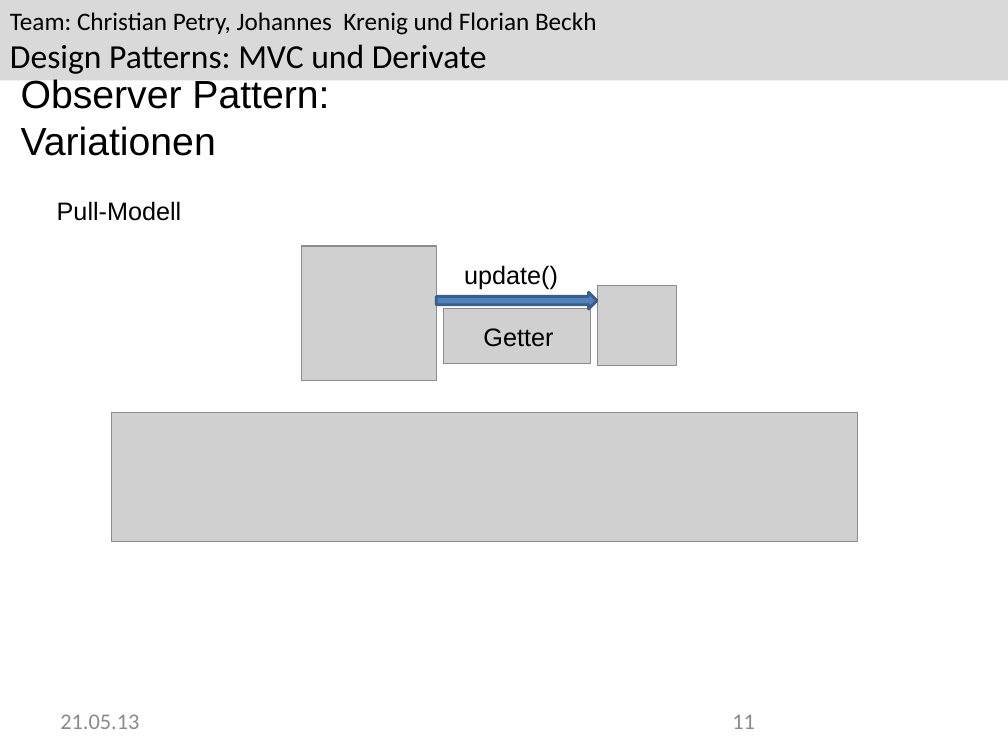
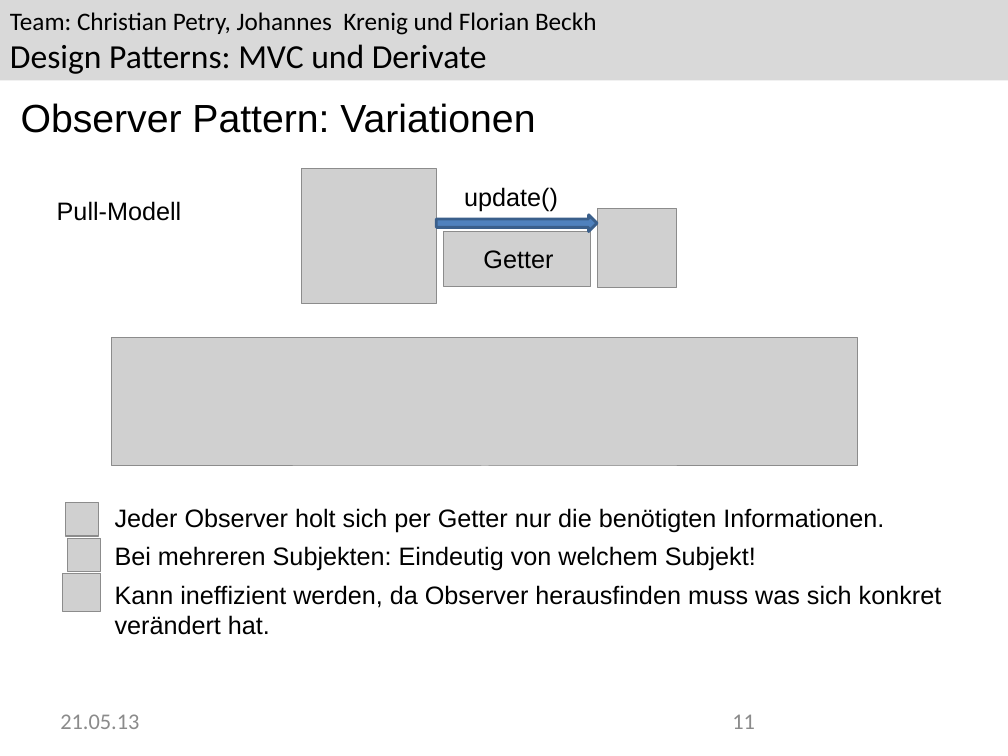
Before and after one commit to Greever/Design-Pattern-MVC, a slide deck: slide 11 of Dokumentation/Praesentation/Praesentation.pptx. Drawn at 1008x756 pixels with LibreOffice and Linux fonts; fonts in the diff are those of the drawing; grey boxes stand for pictures; background and template pictures are left out. Boxes give left, top, right and bottom in pixels: in the first picture for what was removed or moved away, otherwise in the second. Text is boxed around its words. In the diff, an @@ line names an element or a change of style, - is before the commit and + after.

Commit message:
enhanced observer part in presentation

```diff
--- a/Dokumentation/Praesentation/Praesentation.pptx
+++ b/Dokumentation/Praesentation/Praesentation.pptx
@@ text "Observer Pattern: Variationen" rewrapped from bbox=[21, 79, 329, 156] to bbox=[21, 103, 535, 133] @@
@@ 3 pictures, 1 right arrow: place and size @@
-3 pictures, 1 right arrow at bbox=[111, 285, 857, 540]
+3 pictures, 1 right arrow at bbox=[112, 208, 858, 466]
@@ 2 texts, 1 picture: place and size @@
-2 texts, 1 picture at bbox=[301, 246, 558, 381]
+2 texts, 1 picture at bbox=[301, 168, 558, 303]
@@ picture added at bbox=[66, 502, 99, 535] @@
@@ text added at bbox=[115, 508, 942, 635], 18 pt, text #000000 @@
+Jeder Observer holt sich per Getter nur die benötigten Informationen.
+Bei mehreren Subjekten: Eindeutig von welchem Subjekt!
+Kann ineffizient werden, da Observer herausfinden muss was sich konkret verändert hat.
@@ picture added at bbox=[68, 538, 101, 572] @@
@@ picture added at bbox=[62, 574, 101, 612] @@
```
Also in this commit, not shown: 10 other slides changed.
